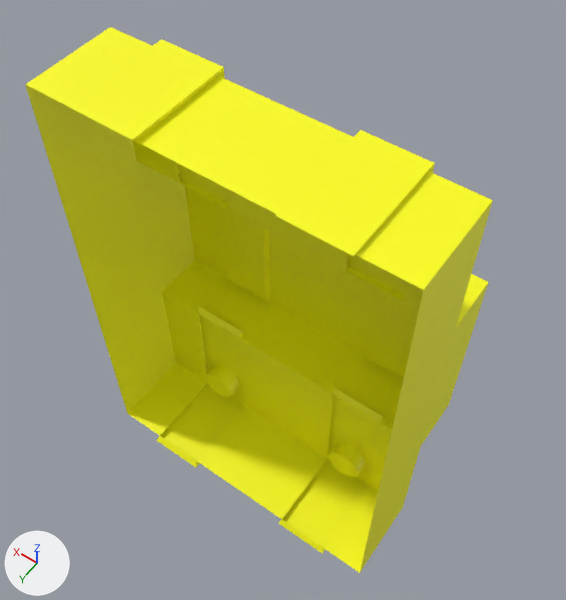
Before and after pictures for a commit that changed the FBX model Eternus/Assets/EnvironmentModels/Circuit Breaker/CircuitAnim.fbx.
The view is the same before and after, from a camera (50 mm lens) standing at (6.615, 0.352, 2.149) and looking at (6.959, -0.13, 1.391). Lighting does not change. The marker at lower left points along +X, +Y and +Z. Mesh edges are drawn as thin lines on the coarser meshes. Where no turn or scale is listed for an object, it has been applied to the vertices.

The first picture shows 'CircuitBreaker'.
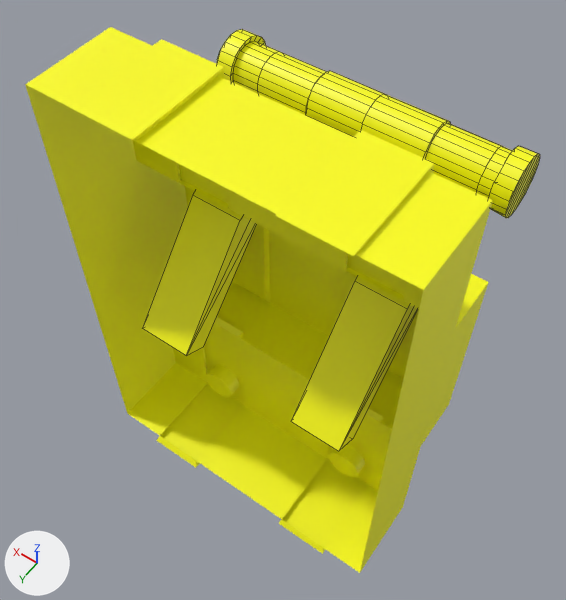
Boxes (x1, y1, x2, y2) around the edits, measured in the pictures (566 x 600 px):
'CircuitHandle', added (yellow): after (142, 29, 540, 451)

Edits to the bpy script that builds the scene:
```text
Add me_mesh_001:
    me_mesh_001.from_pydata(...)  # 256 vertices, 262 faces; spans x -0.193..0.193, y -0.238..0.077, z -0.131..0.131
    me_mesh_001.materials.append(mat_lambert20)  # yellow #ffff00
Add ob_circuithandle:
    ob_circuithandle = bpy.data.objects.new('CircuitHandle', me_mesh_001)
    ob_circuithandle.location = (6.954, -0.09, 1.473)
```
